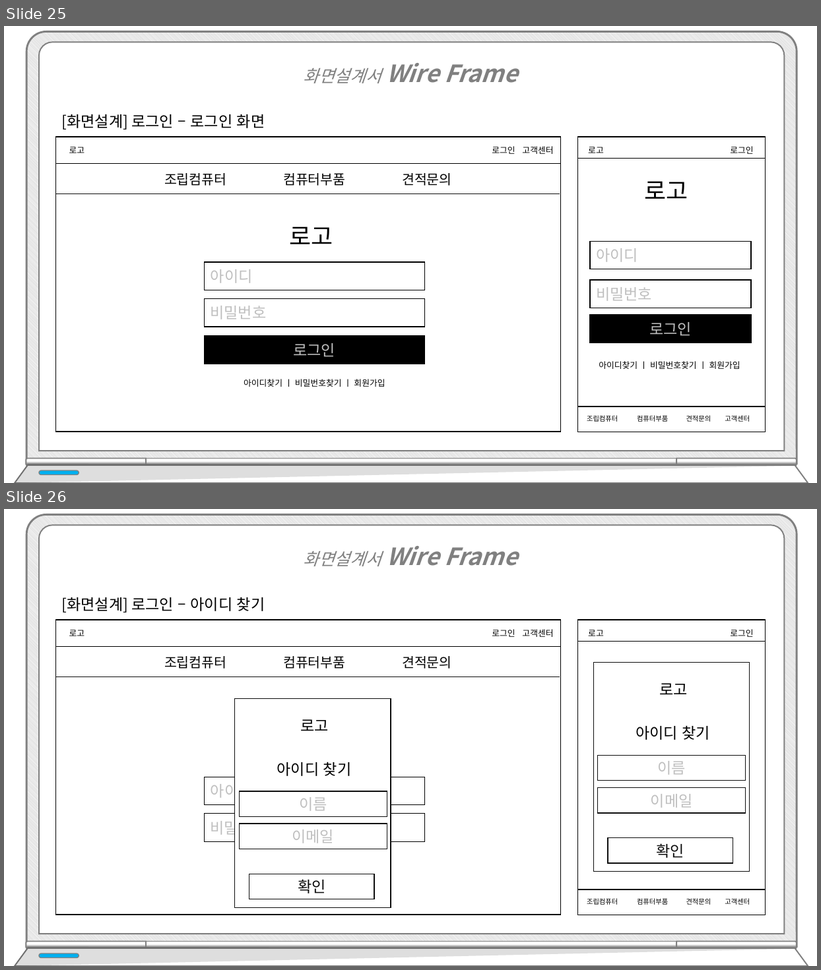
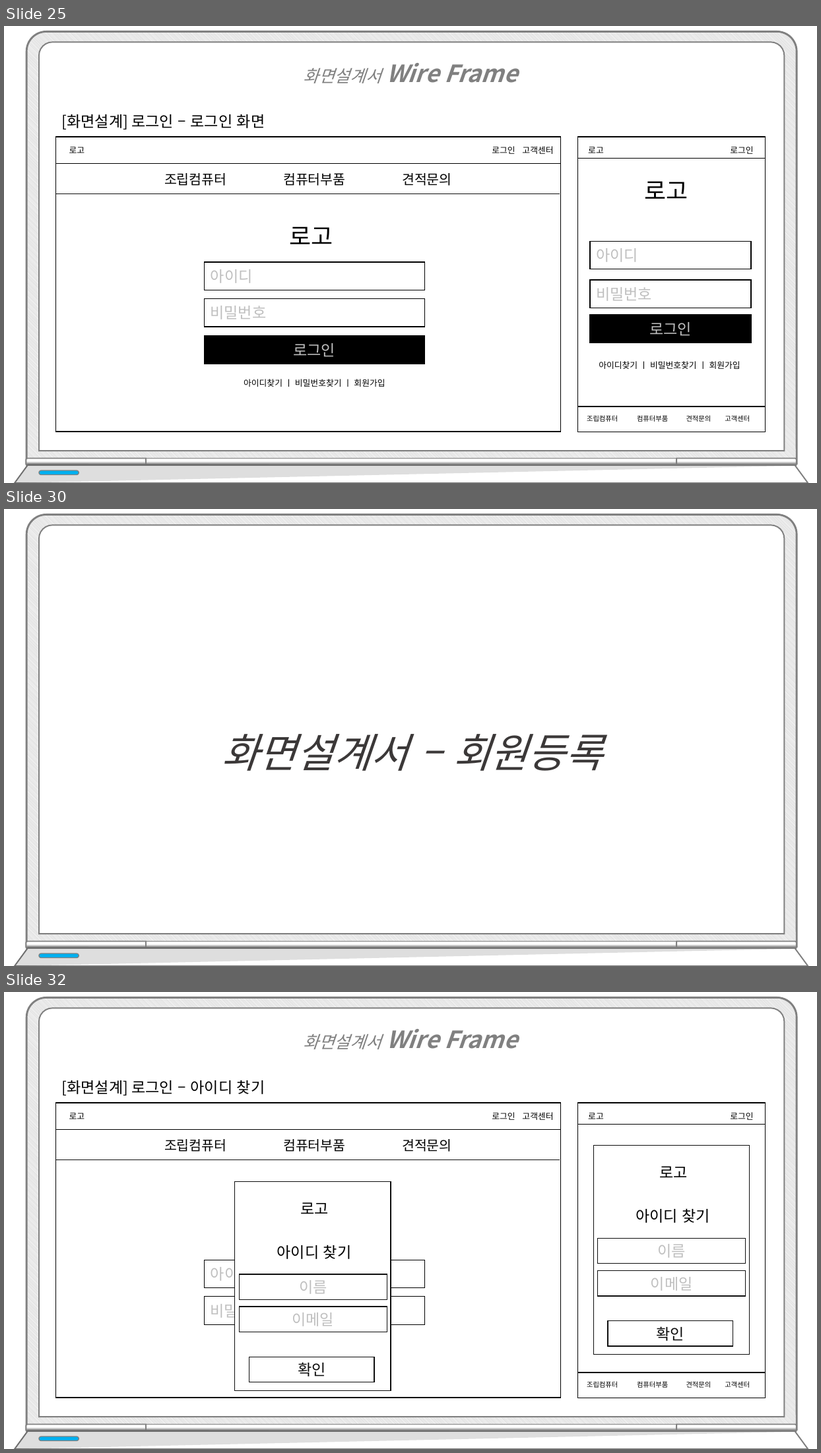
Before and after one commit to hhsw07/ezen-academy-projects, a slide deck: WebContent/발표/4차/프로젝트5_4차.pptx. Shown one above the other, each under a label of ours: slides 25 and 26 before the commit, slides 25, 30 and 32 after it; the slides between them are not shown. The pictures are 821x970 and 821x1453 pixels, drawn with LibreOffice and Linux fonts; fonts in the diff are those of the drawing. Boxes give left, top, right and bottom in pixels: in the first picture for what was removed or moved away, otherwise in the second. Text is boxed around its words. In the diff, an @@ line names an element or a change of style, - is before the commit and + after.

```diff
--- a/WebContent/발표/4차/프로젝트5_4차.pptx
+++ b/WebContent/발표/4차/프로젝트5_4차.pptx
@@ slide 30 added at <box>4,509,817,966</box>, background #FFFFFF @@
@@ text added at <box>221,734,603,771</box>, 48 pt, text #3B3838, italic @@
+화면설계서 – 회원등록
@@ group added at <box>15,514,808,966</box>: 5 round same rects, 2 freeform shapes, 1 rounded rectangle @@
@@ what was slide 26 is now slide 32 @@
```
Also in this commit, not shown: 7 slides changed, 5 other slides added.
